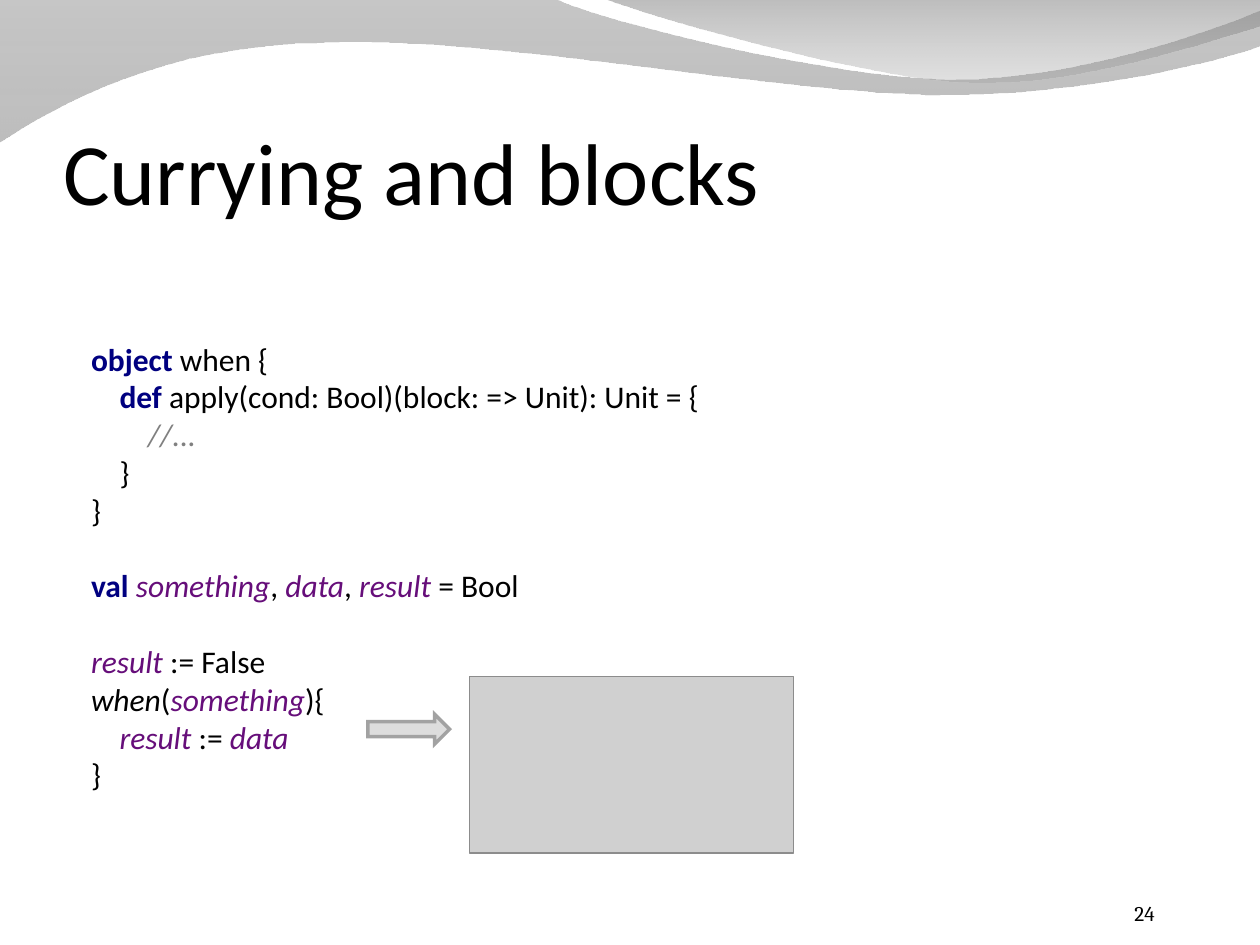
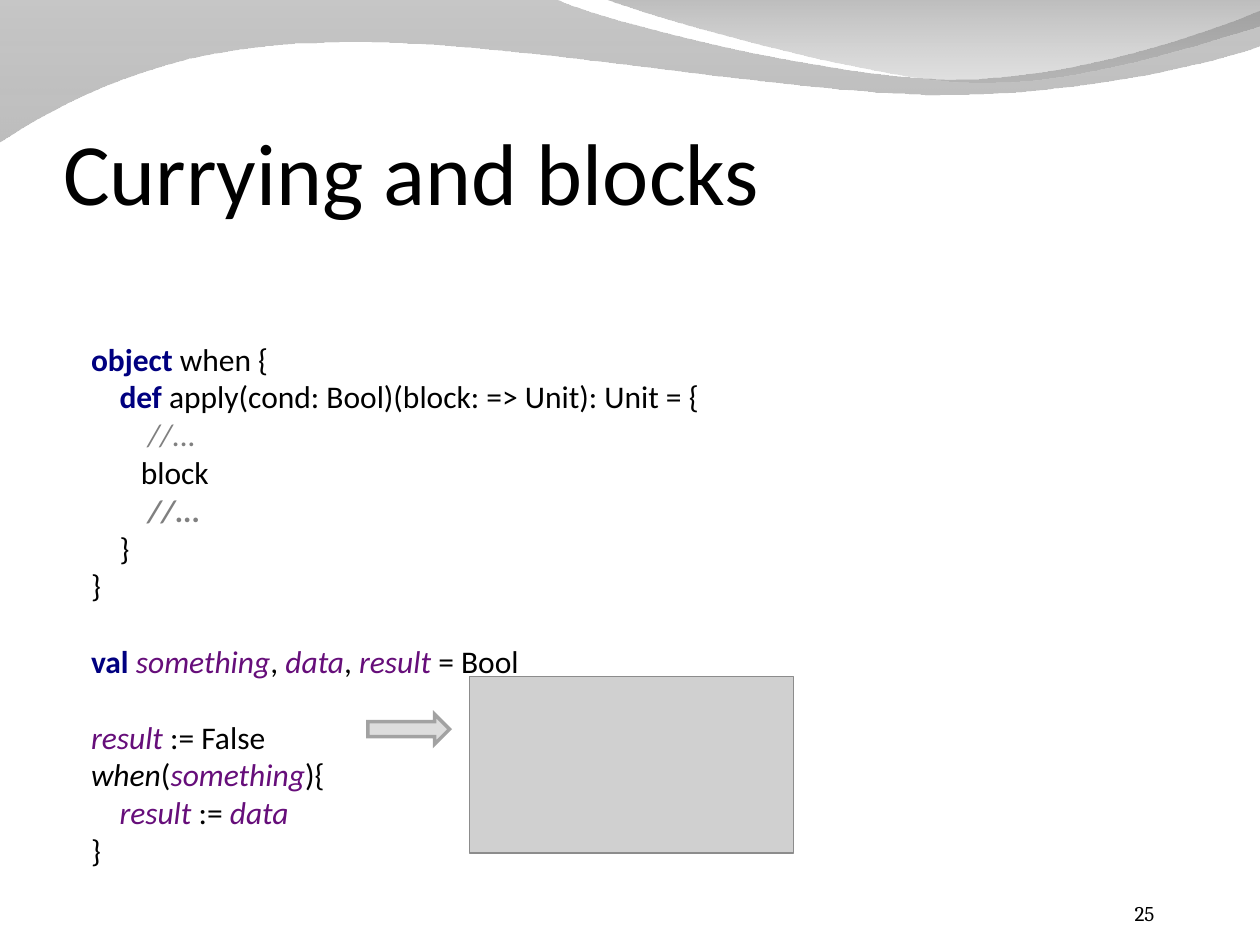
Before and after one commit to SpinalHDL/SpinalDoc, a slide deck: slide 25 of presentation/en/presentation_dsl.odp (slide 24 before the commit). Drawn at 1260x945 pixels with LibreOffice and Linux fonts; fonts in the diff are those of the drawing; grey boxes stand for pictures; background and template pictures are left out. Boxes give left, top, right and bottom in pixels: in the first picture for what was removed or moved away, otherwise in the second. Text is boxed around its words. In the diff, an @@ line names an element or a change of style, - is before the commit and + after.

```diff
--- a/presentation/en/presentation_dsl.odp
+++ b/presentation/en/presentation_dsl.odp
@@ text at [91, 349, 658, 485]: text changed @@
-object when {
-def apply(cond: Bool)(block: => Unit): Unit = {
-//...
-}
-}
+object when {
+def apply(cond: Bool)(block: => Unit): Unit = {
+//...
+block
+//...
+}
+}
@@ page number at [1135, 907, 1155, 921]: text changed @@
-24
+25
```
Also in this commit, not shown: 7 other slides changed, 4 slides added, 1 other file.
